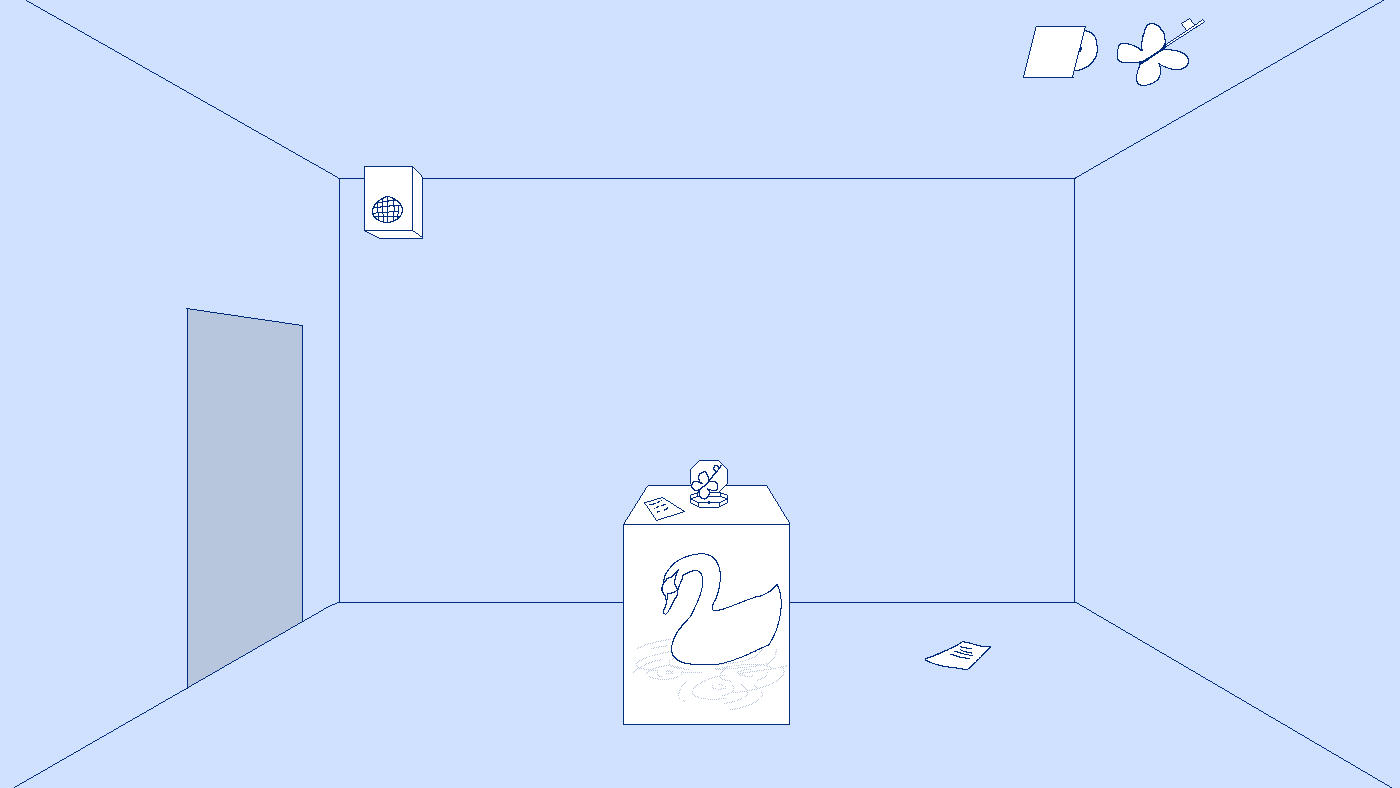
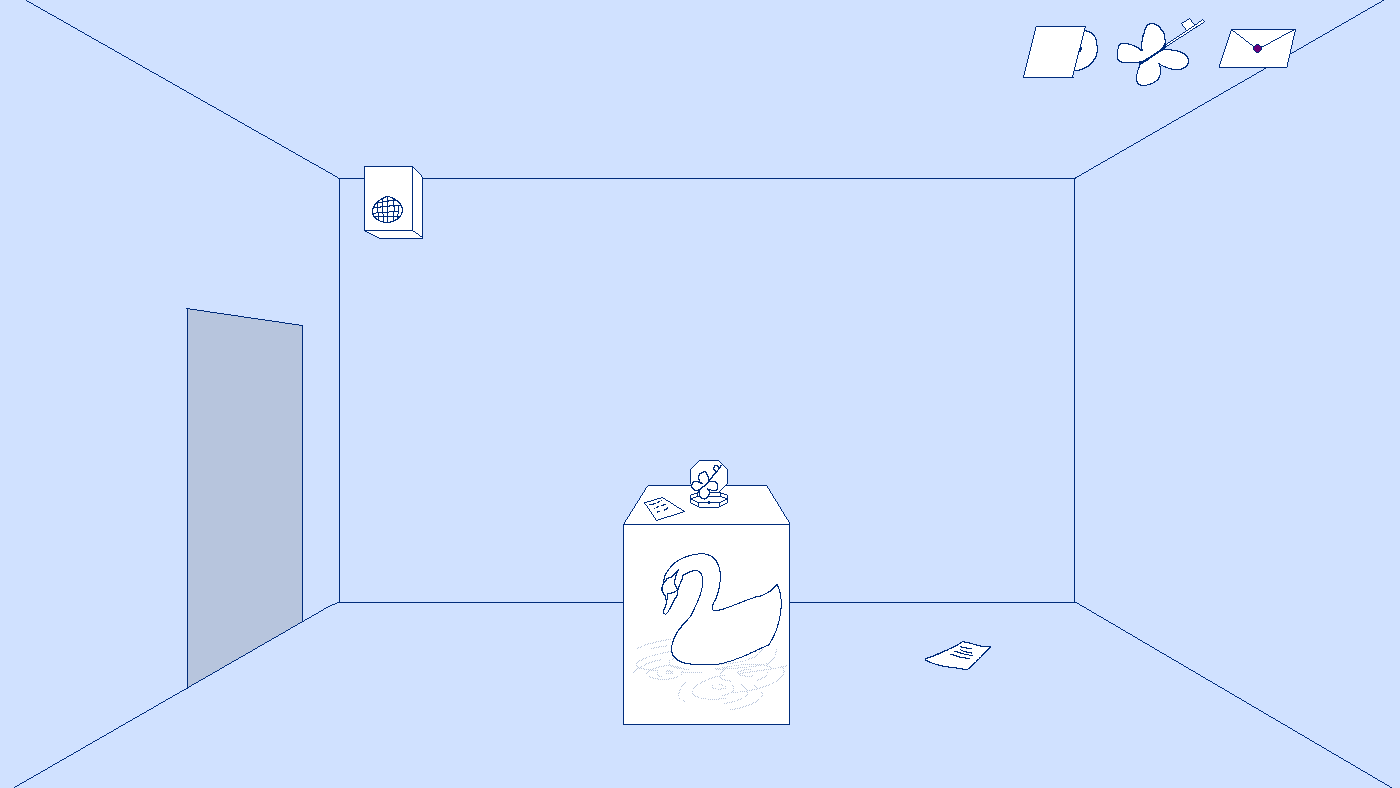
Layered file, before and after one edit (1400×788). Changes by layer:
added layer "Paint Layer 3" above "butterfly key" over [1219, 29, 1296, 68]
painted on "Paint Layer 1" over [1219, 29, 1296, 68]
painted on "Background" over [1219, 29, 1296, 68]